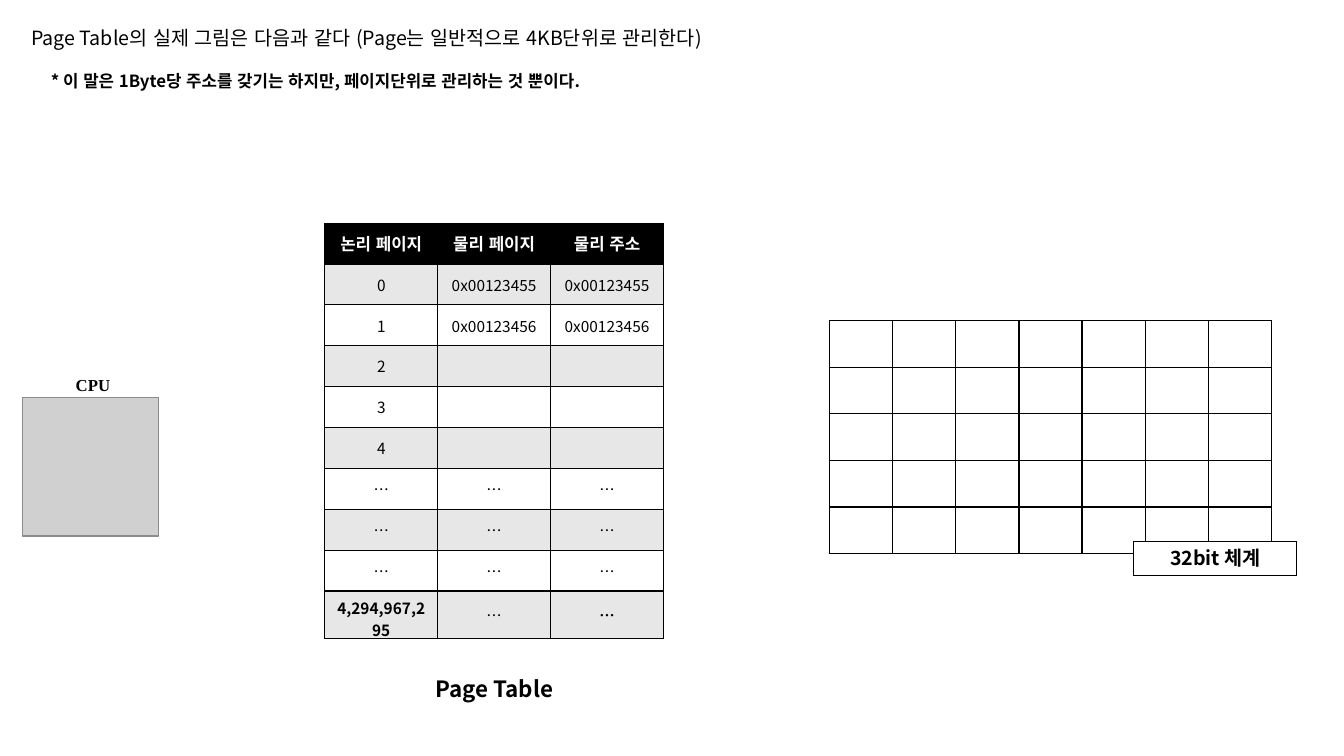
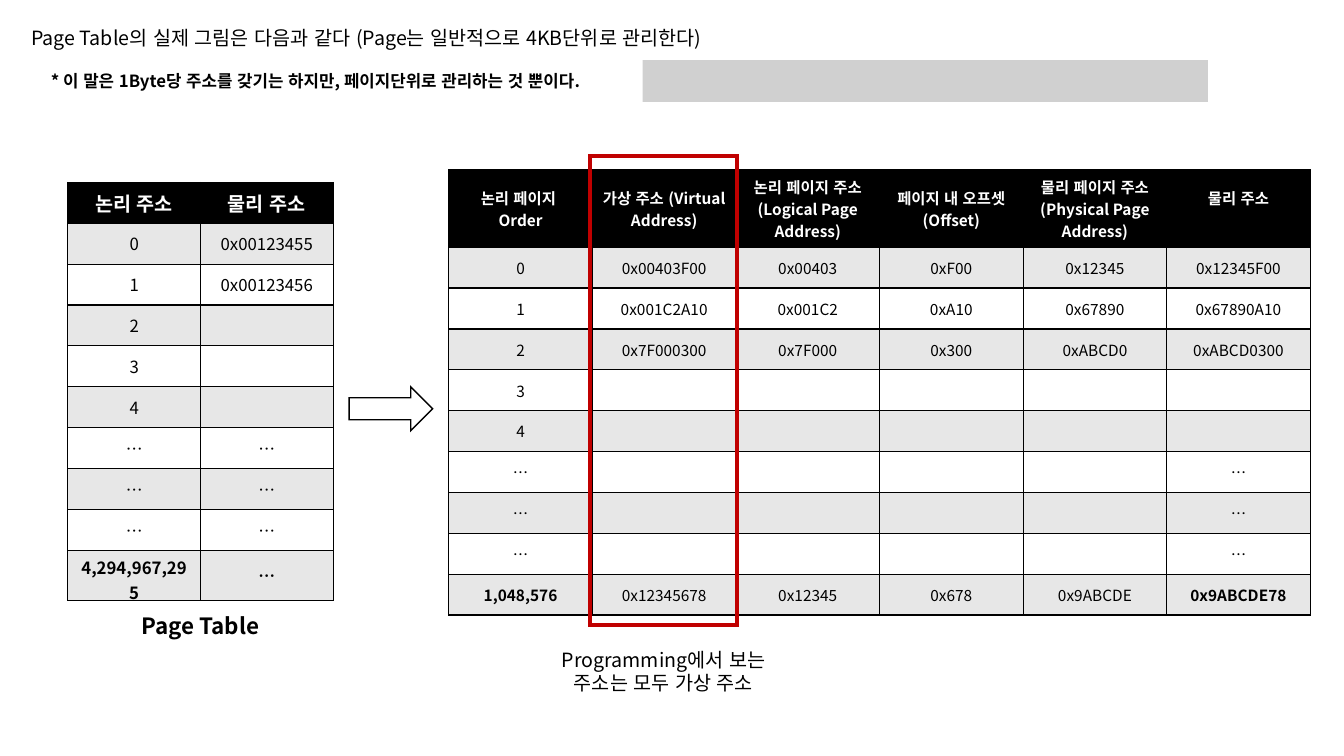
Before and after one commit to taehyuklee/C-CppStudy, a slide deck: slide 7 of CSwithC/CS-explanation.pptx. Drawn at 1344x756 pixels with LibreOffice and Linux fonts; fonts in the diff are those of the drawing; grey boxes stand for pictures. Boxes give left, top, right and bottom in pixels: in the first picture for what was removed or moved away, otherwise in the second. Text is boxed around its words. In the diff, an @@ line names an element or a change of style, - is before the commit and + after.

```diff
--- a/CSwithC/CS-explanation.pptx
+++ b/CSwithC/CS-explanation.pptx
@@ picture added at box(643, 60, 1209, 102) @@
@@ table at box(449, 170, 1308, 608) @@
-column 1: 논리 페이지 | 0 | 1 | 2 | 3 | 4 | … | … | … | 4,294,967,295
-column 2: 물리 페이지 | 0x00123455 | 0x00123456 |  |  |  | … | … | … | …
-column 3: 물리 주소 | 0x00123455 | 0x00123456 |  |  |  | … | … | … | …
+column 1: 논리 페이지 Order | 0 | 1 | 2 | 3 | 4 | … | … | … | 1,048,576
+column 2: 가상 주소 (Virtual Address) | 0x00403F00 | 0x001C2A10 | 0x7F000300 |  |  |  |  |  | 0x12345678
+column 3: 논리 페이지 주소 (Logical Page Address) | 0x00403 | 0x001C2 | 0x7F000 |  |  |  |  |  | 0x12345
+column 4: 페이지 내 오프셋 / (Offset) | 0xF00 | 0xA10 | 0x300 |  |  |  |  |  | 0x678
+column 5: 물리 페이지 주소 (Physical Page Address) | 0x12345 | 0x67890 | 0xABCD0 |  |  |  |  |  | 0x9ABCDE
+column 6: 물리 주소 | 0x12345F00 | 0x67890A10 | 0xABCD0300 |  |  | … | … | … | 0x9ABCDE78
@@ table: place and size @@
-table at box(325, 223, 663, 638)
+table at box(449, 170, 1308, 608)
@@ rectangle added at box(591, 156, 737, 625), outline #C00000 3 pt @@
@@ table added at box(68, 182, 334, 592), 10 rows, 2 columns @@
+논리 주소 | 물리 주소
+0 | 0x00123455
+1 | 0x00123456
+2 | 
+3 | 
+4 | 
+… | …
+… | …
+… | …
+4,294,967,295 | …
@@ table removed at box(830, 321, 1274, 522), 5 rows, 7 columns @@
- |  |  |  |  |  | 
- |  |  |  |  |  | 
- |  |  |  |  |  | 
- |  |  |  |  |  | 
- |  |  |  |  |  | 
@@ text removed at box(76, 380, 110, 391) @@
-CPU
@@ right arrow added at box(349, 387, 433, 432), outline #000000 1 pt @@
@@ picture removed at box(23, 397, 159, 535) @@
@@ rectangle removed at box(1134, 541, 1298, 576) @@
-32bit 체계
@@ text "Page Table": place and size @@
-text "Page Table" at box(435, 679, 553, 703)
+text "Page Table" at box(141, 616, 260, 640)
@@ text added at box(562, 650, 765, 692), 14 pt, text #000000 @@
+Programming에서 보는 주소는 모두 가상 주소
```
Also in this commit, not shown: 1 other slide changed, 1 slide added.
